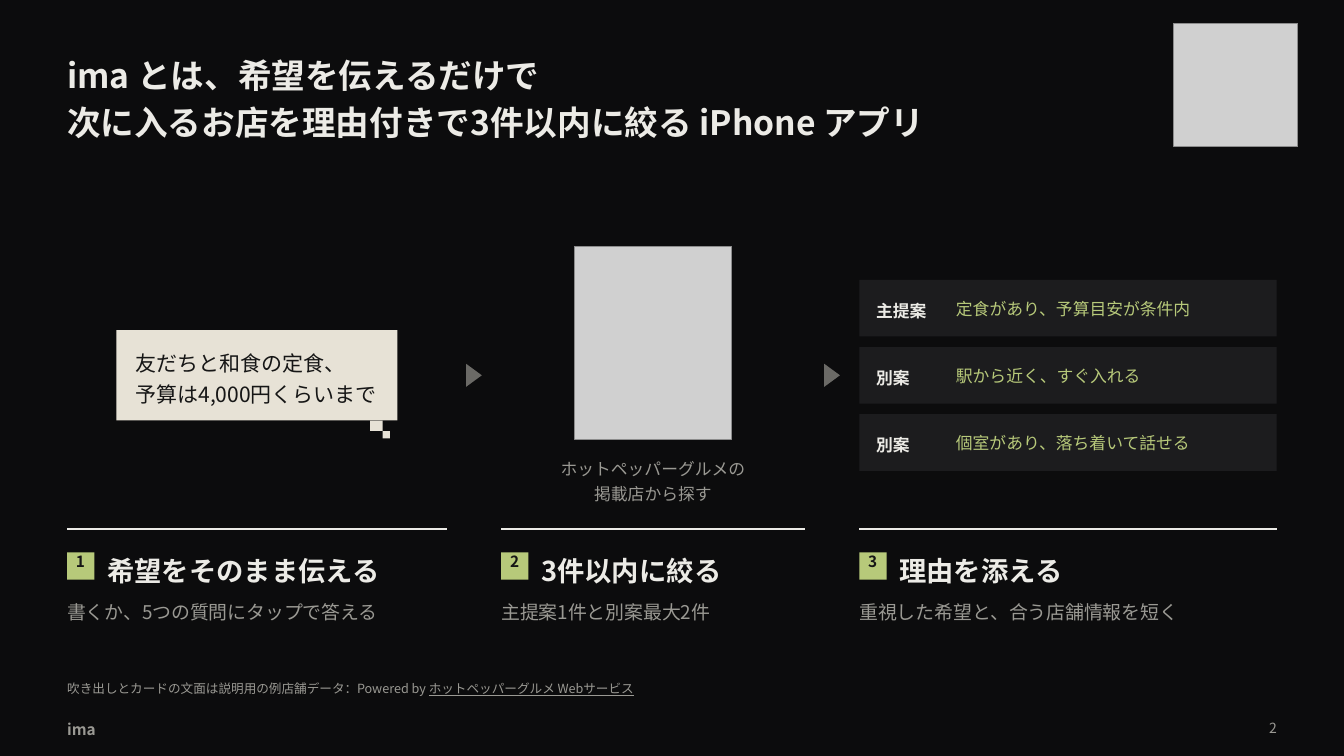
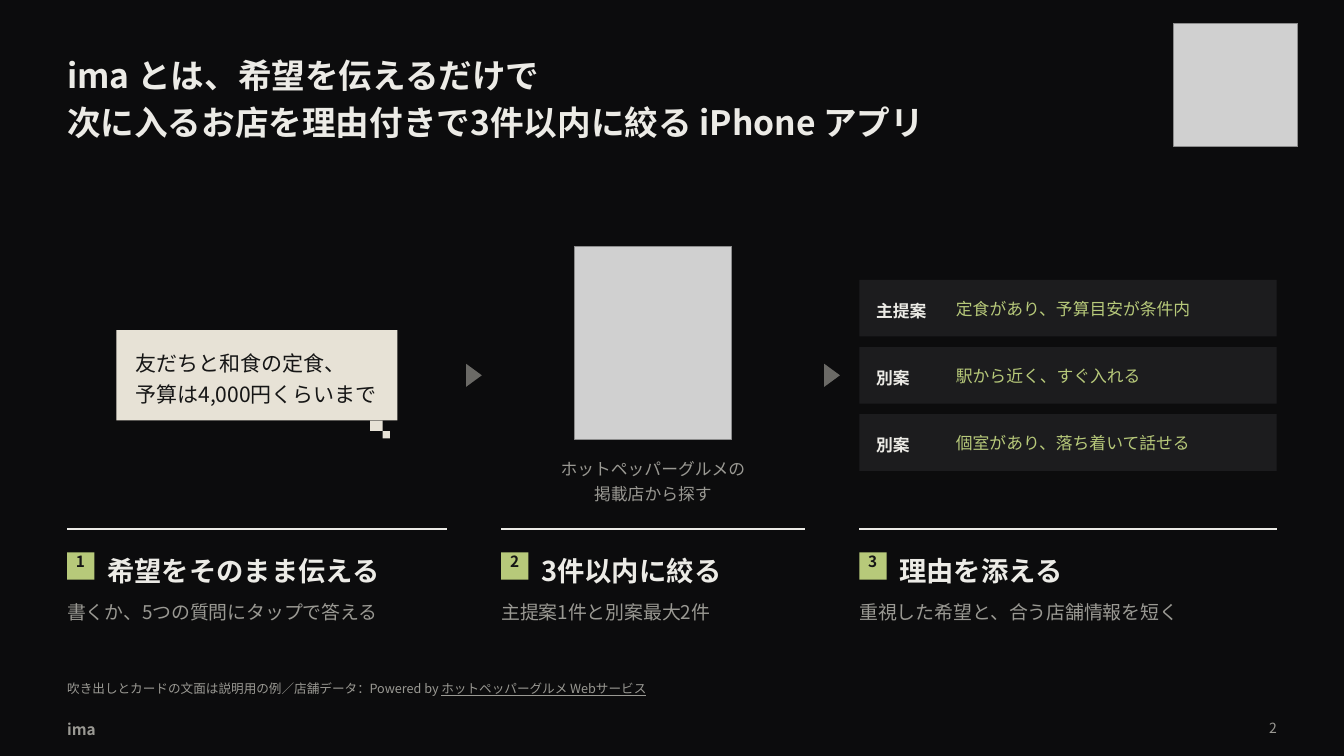
Before and after one commit to takapom/ima-app, a slide deck: slide 3 of docs/pitch/ima-pitch.pptx. Drawn at 1344x756 pixels with LibreOffice and Linux fonts; fonts in the diff are those of the drawing; grey boxes stand for pictures. Boxes give left, top, right and bottom in pixels: in the first picture for what was removed or moved away, otherwise in the second. Text is boxed around its words. In the diff, an @@ line names an element or a change of style, - is before the commit and + after.

```diff
--- a/docs/pitch/ima-pitch.pptx
+++ b/docs/pitch/ima-pitch.pptx
@@ text at box(67, 682, 646, 696): text changed @@
-吹き出しとカードの文面は説明用の例店舗データ：Powered by ホットペッパーグルメ Webサービス
+吹き出しとカードの文面は説明用の例／店舗データ：Powered by ホットペッパーグルメ Webサービス
```
Also in this commit, not shown: 1 other slide changed, 1 slide added, 1 slide removed, 1 other file.
